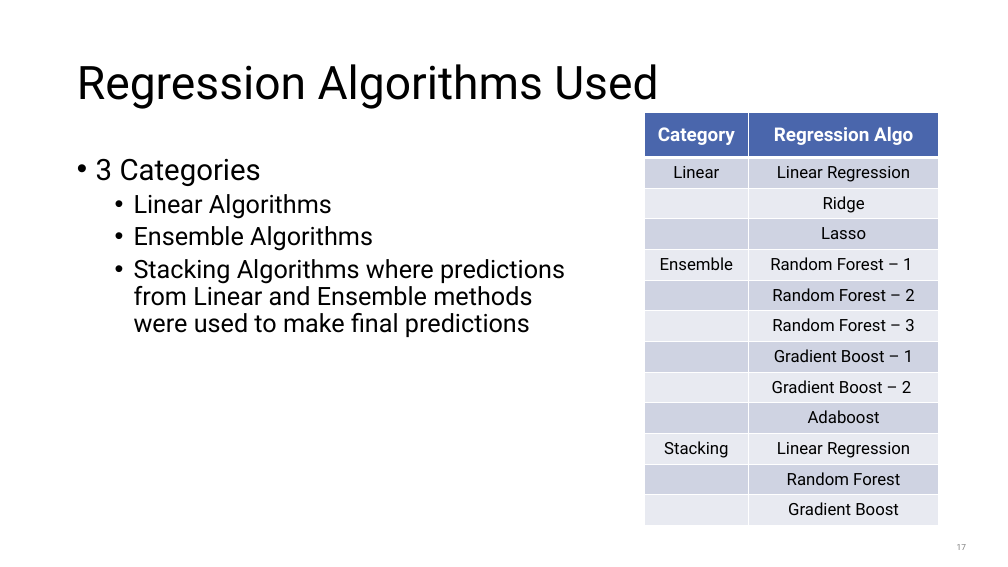
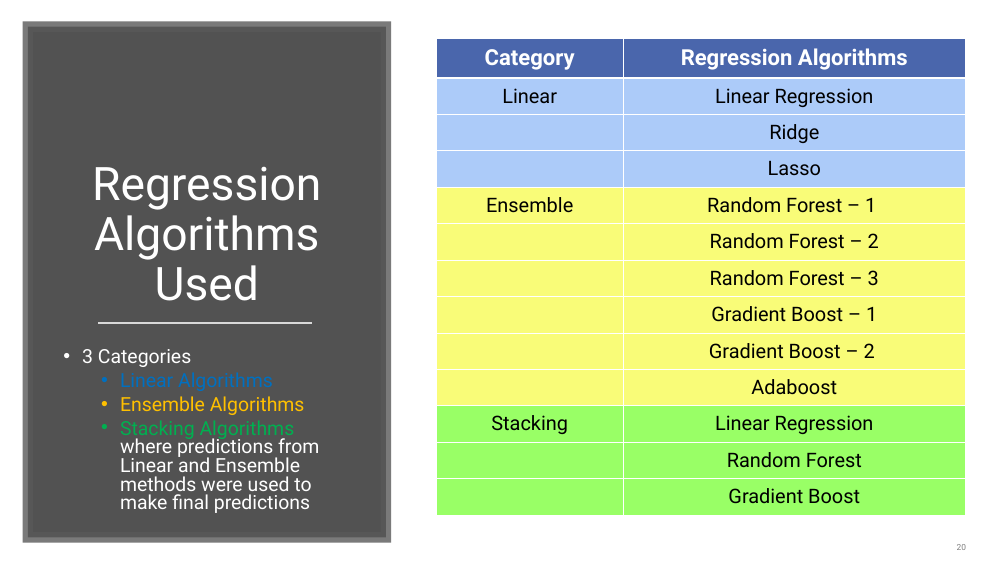
Before and after one commit to shashankvmaiya/Bike-Sharing-Demand-Prediction, a slide deck: slide 20 of Reports/Final_Presentation.pptx (slide 17 before the commit). Drawn at 1008x567 pixels with LibreOffice and Linux fonts; fonts in the diff are those of the drawing. Boxes give left, top, right and bottom in pixels: in the first picture for what was removed or moved away, otherwise in the second. Text is boxed around its words. In the diff, an @@ line names an element or a change of style, - is before the commit and + after.

```diff
--- a/Reports/Final_Presentation.pptx
+++ b/Reports/Final_Presentation.pptx
@@ rectangle added at (28,26,386,538), fill #404040 at 90% opacity, outline #595959 10 pt @@
@@ table at (436,39,966,516) @@
-row 1, column 2: Regression Algo
+row 1, column 2: Regression Algorithms
@@ fill #D0D3E3 to #ACCBF9 in 4 cells @@
@@ fill #E9EAF1 to #ACCBF9 in row 3 @@
@@ fill #E9EAF1 to #F9FC78 in 6 cells @@
@@ fill #D0D3E3 to #F9FC78 in 6 cells @@
@@ fill #E9EAF1 to #99FF66 in 4 cells @@
@@ fill #D0D3E3 to #99FF66 in row 12 @@
@@ size 18 to 21 pt in "Category" @@
@@ size 16 to 19 pt in "Linear", "Linear Regression", "Ridge", "Lasso" and 11 more places @@
@@ table: place and size @@
-table at (644,113,938,526)
+table at (436,39,966,516)
@@ title "Regression Algorithms Used": place and size @@
-title "Regression Algorithms Used" at (77,64,658,109)
+title "Regression Algorithms Used" at (92,167,321,301)
@@ title "Regression Algorithms Used" at (92,167,321,301): text colour #000000 to #FFFFFF; alignment left to centre; vertical alignment middle to bottom @@
@@ line added from (98, 324) to (312, 324), #D9D9D9 1.75 pt @@
@@ text "3 Categories": place and size @@
-text "3 Categories" at (96,158,565,337)
+text "3 Categories" at (82,349,319,513)
@@ text "3 Categories" at (82,349,319,513): size 28 to 18.5 pt in "3 Categories"; text colour #000000 to #FFFFFF in "3 Categories", "where predictions from Linear and Ensemble methods ..."; size 24 to 18.5 pt; text colour #000000 to #0070C0 in "Linear Algorithms"; text colour #000000 to #FFC000 in "Ensemble Algorithms"; text colour #000000 to #00B050 in "Stacking Algorithms"; line spacing 0.9 to 0.8 @@
@@ page number at (957,544,966,550): text changed @@
-17
+20
```
Also in this commit, not shown: 19 other slides changed, 11 slides added, 6 slides removed, 21 other files.
